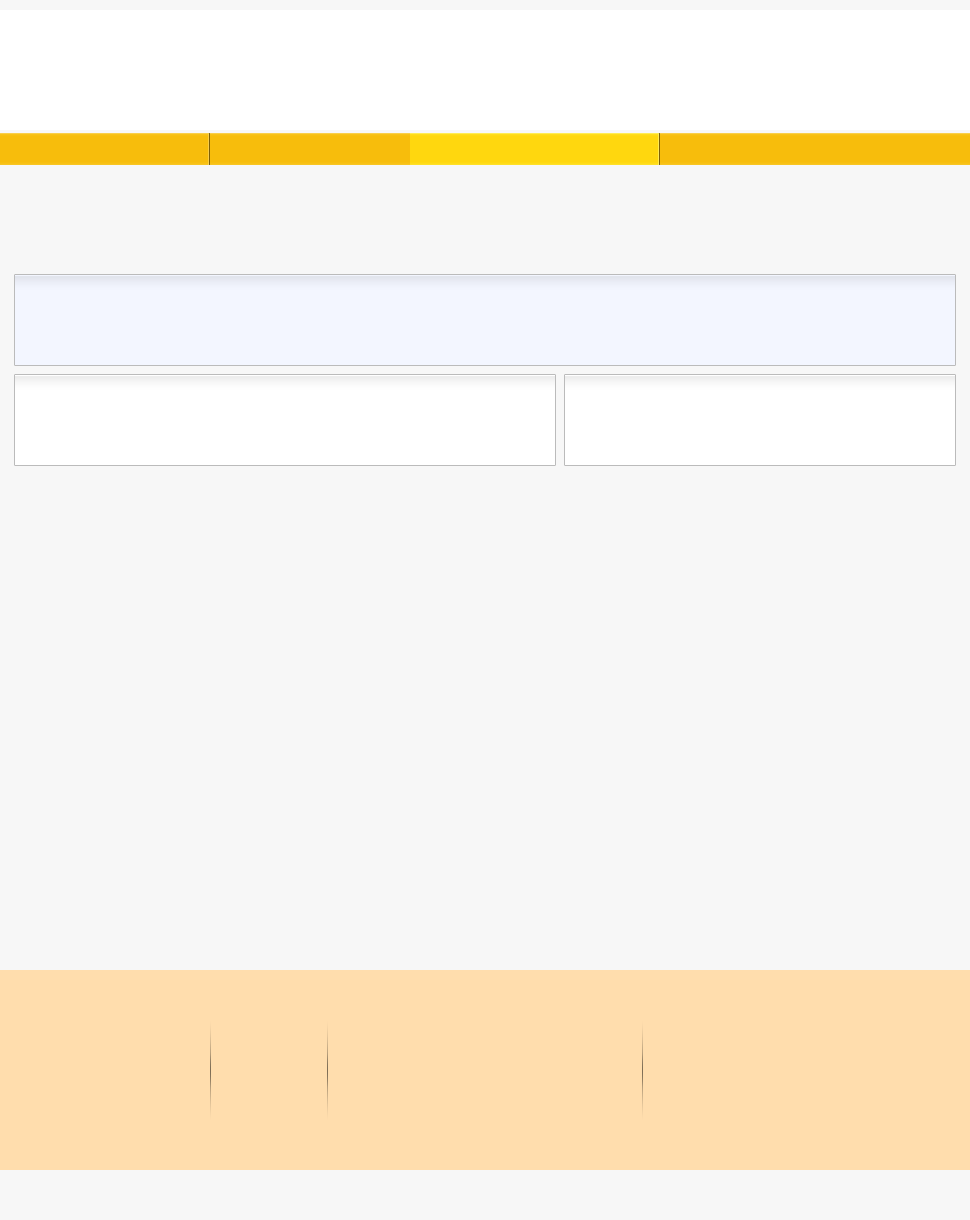
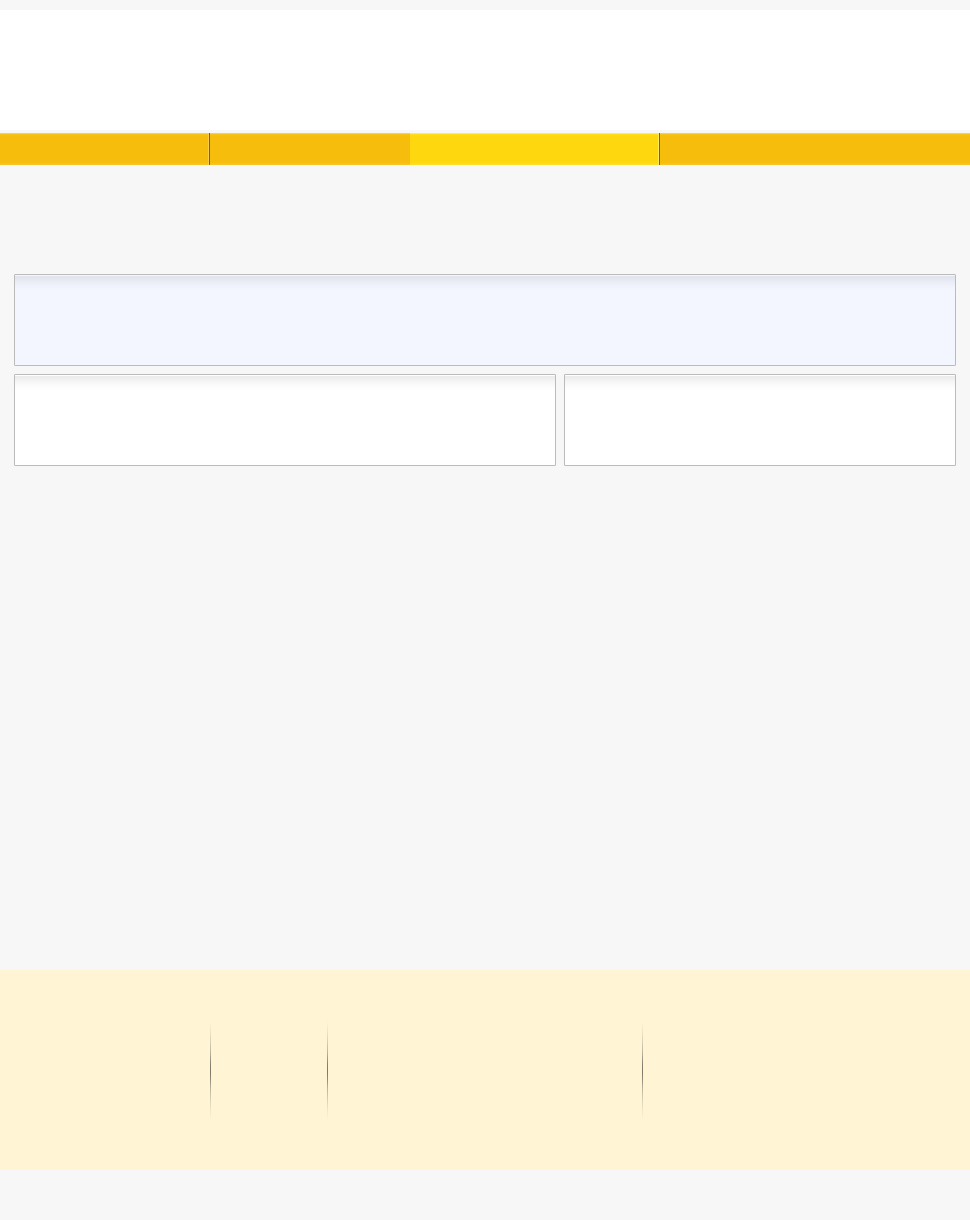
Layers edited between the first and the second (970, 1220) image:
painted on "footer boxes" over [0, 970, 970, 1170]
